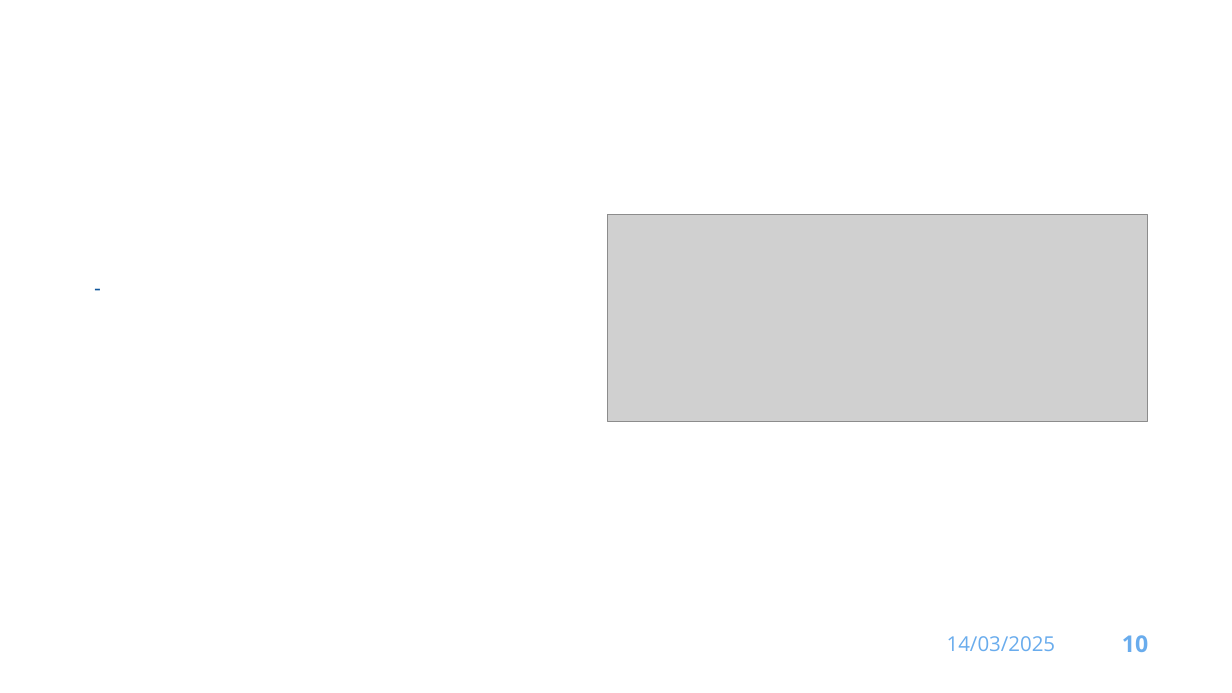
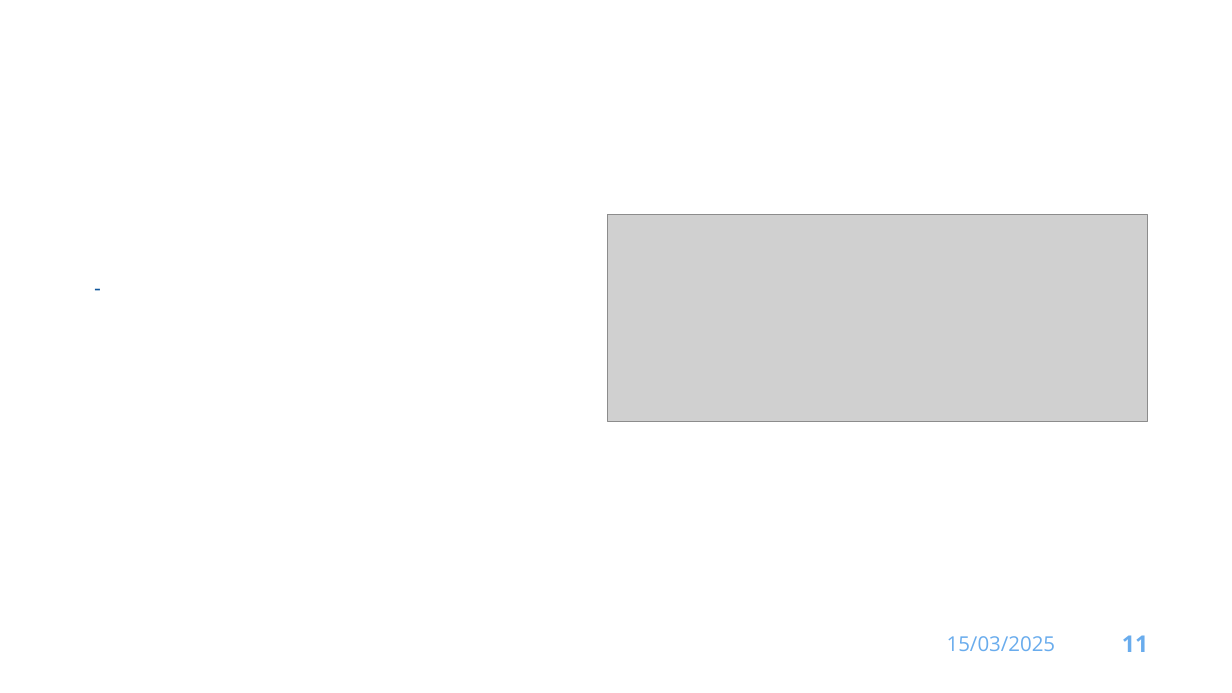
Before and after one commit to dinoDuvnjak/CTK, a slide deck: slide 11 of Bootcamp/flask/flask.pptx (slide 10 before the commit). Drawn at 1232x693 pixels with LibreOffice and Linux fonts; fonts in the diff are those of the drawing; grey boxes stand for pictures; background and template pictures are left out. Boxes give left, top, right and bottom in pixels: in the first picture for what was removed or moved away, otherwise in the second. Text is boxed around its words. In the diff, an @@ line names an element or a change of style, - is before the commit and + after.

```diff
--- a/Bootcamp/flask/flask.pptx
+++ b/Bootcamp/flask/flask.pptx
@@ text at (947, 636, 1056, 651): text changed @@
-14/03/2025
+15/03/2025
@@ page number at (1122, 635, 1148, 652): text changed @@
-10
+11
```
Also in this commit, not shown: 9 other slides changed, 1 slide added, 3 slides removed.
